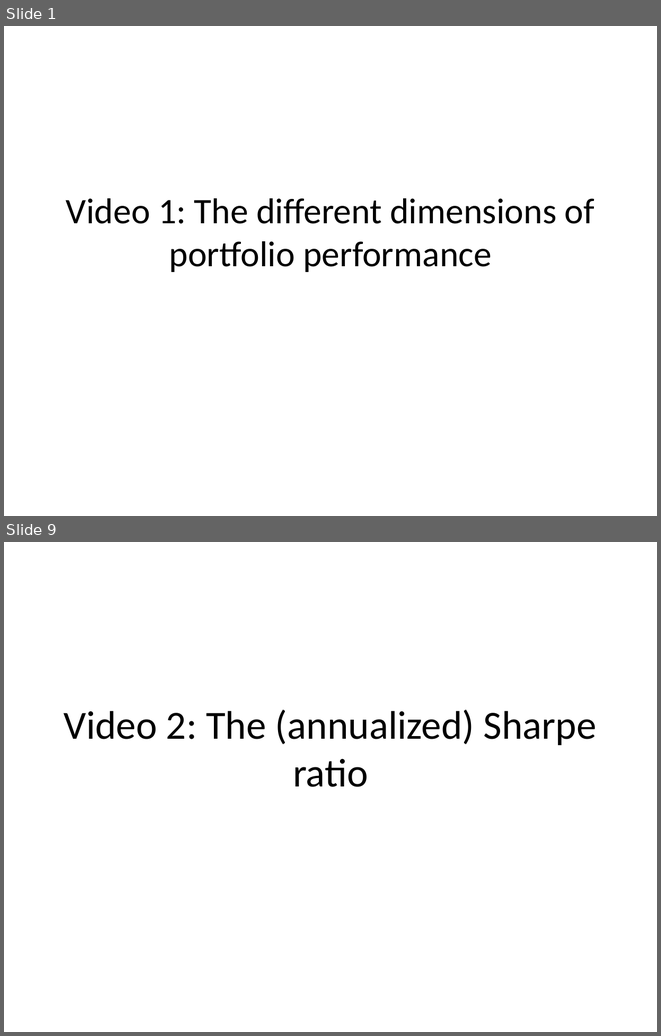
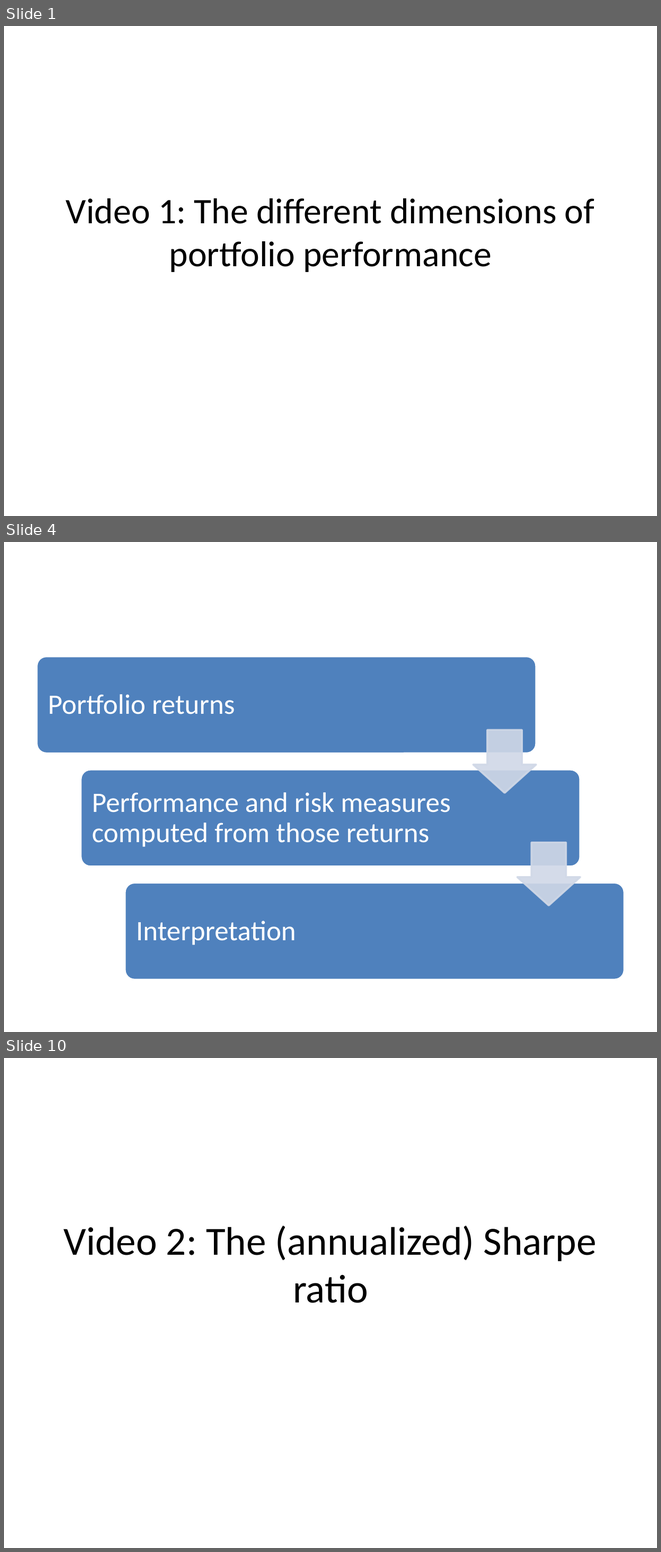
Before and after one commit to saciestudio/courses-intro-portfolio-analysis, a slide deck: scripts/Chapter2.pptx. Shown one above the other, each under a label of ours: slides 1 and 9 before the commit, slides 1, 4 and 10 after it; the slides between them are not shown. The pictures are 661x1036 and 661x1552 pixels, drawn with LibreOffice and Linux fonts; fonts in the diff are those of the drawing. Boxes give left, top, right and bottom in pixels: in the first picture for what was removed or moved away, otherwise in the second. Text is boxed around its words. In the diff, an @@ line names an element or a change of style, - is before the commit and + after.

```diff
--- a/scripts/Chapter2.pptx
+++ b/scripts/Chapter2.pptx
@@ slide 4 added at [4,542,657,1032], background #FFFFFF @@
@@ group added at [37,656,624,979]: 3 rounded rectangles, 3 texts, 2 down arrows @@
+Portfolio returns
+Performance and risk measures computed from those returns
+Interpretation
@@ what was slide 9 is now slide 10 @@
```
Also in this commit, not shown: 19 other slides added, 2 slides removed, 3 other files.
